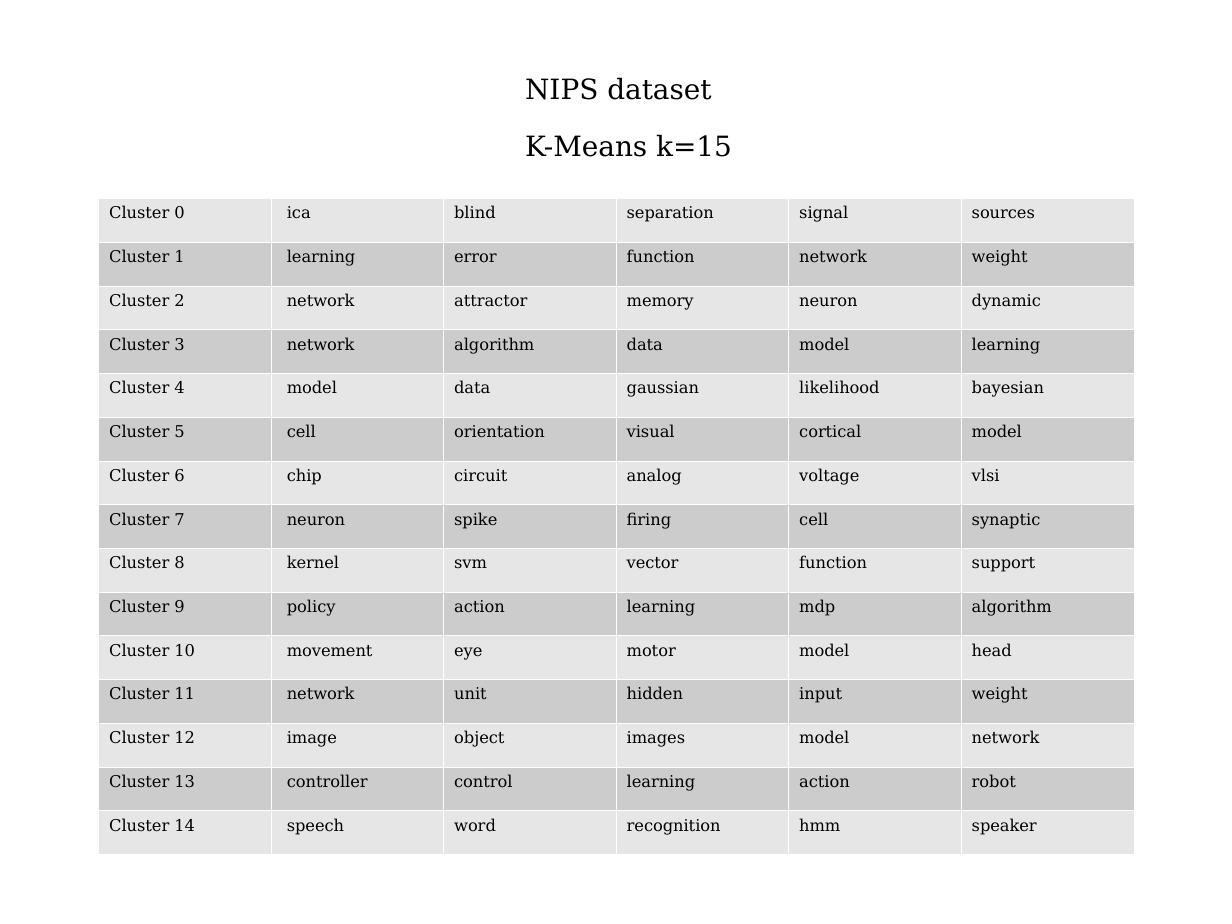
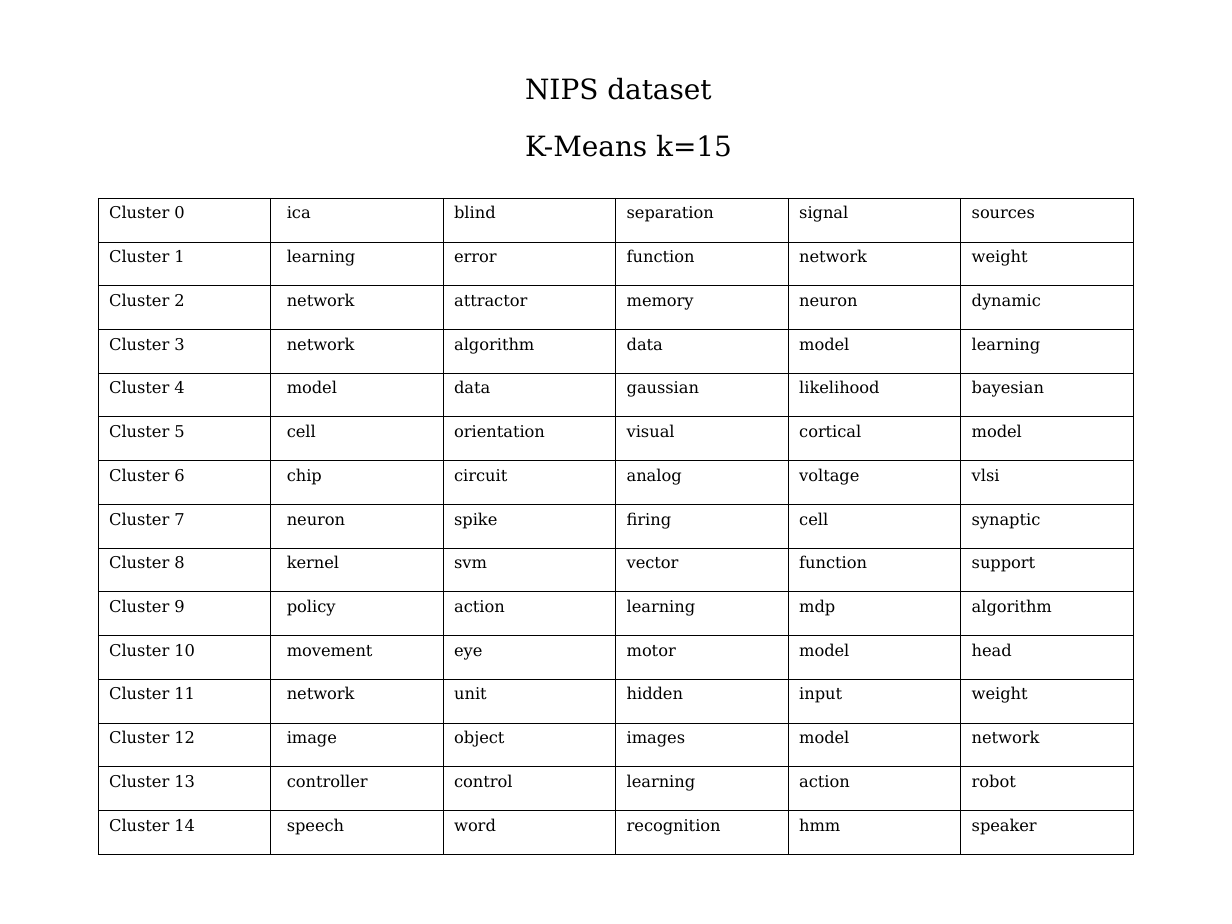
Before and after one commit to vitalv/doc-clustering-topic-modeling, a slide deck: slide 22 of doc-clustering-topic-modeling.odp (slide 21 before the commit). Drawn at 1232x924 pixels with LibreOffice and Linux fonts; fonts in the diff are those of the drawing. Boxes give left, top, right and bottom in pixels: in the first picture for what was removed or moved away, otherwise in the second. Text is boxed around its words. In the diff, an @@ line names an element or a change of style, - is before the commit and + after.

```diff
--- a/doc-clustering-topic-modeling.odp
+++ b/doc-clustering-topic-modeling.odp
@@ table at (98, 198, 1133, 854) @@
@@ fill #E6E6E6 to none in 48 cells @@
@@ fill #CCCCCC to none in 42 cells @@
@@ borders changed @@
```
Also in this commit, not shown: 7 other slides changed, 2 slides added, 1 slide removed, 1 other file.
